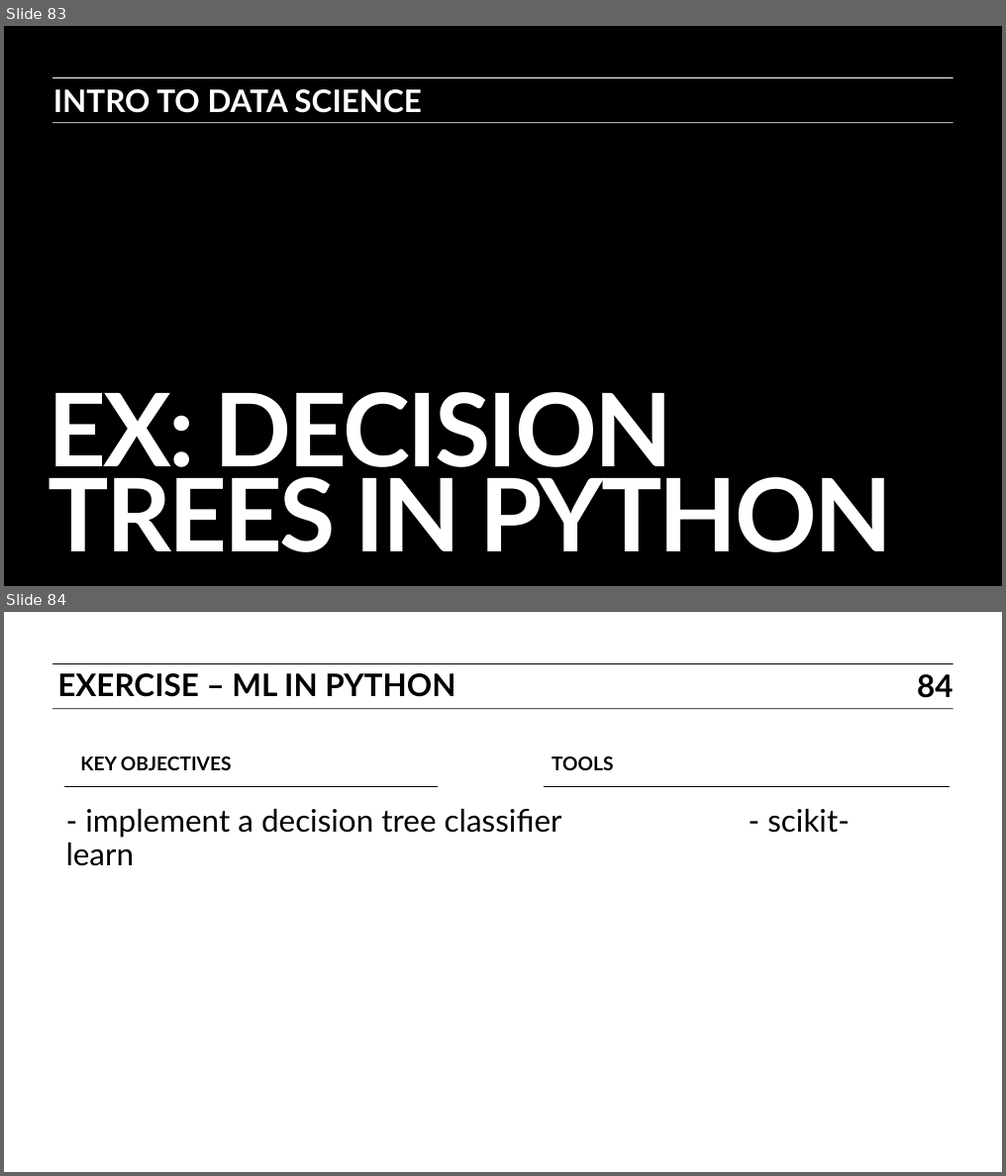
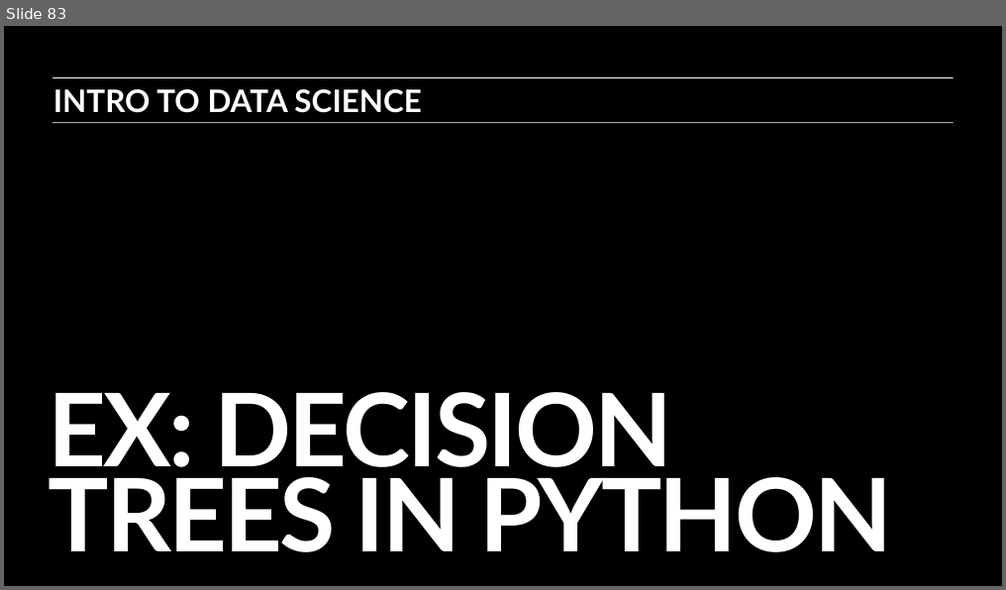
Before and after one commit to ajschumacher/gadsdc, a slide deck: 14-tree/slides.pptx. Shown one above the other, each under a label of ours: slides 83 and 84 before the commit, slide 83 after it. The pictures are 1006x1176 and 1006x590 pixels, drawn with LibreOffice and Linux fonts; fonts in the diff are those of the drawing. Boxes give left, top, right and bottom in pixels: in the first picture for what was removed or moved away, otherwise in the second. Text is boxed around its words. In the diff, an @@ line names an element or a change of style, - is before the commit and + after.

Commit message:
tree slides should be good

```diff
--- a/14-tree/slides.pptx
+++ b/14-tree/slides.pptx
@@ slide 84 removed at [4,612,1002,1172], background #FFFFFF @@
@@ line removed from (53, 663) to (953, 663) @@
@@ text removed at [57,673,455,697] @@
-EXERCISE – ML IN PYTHON
@@ page number removed at [917,674,952,698] @@
-84
@@ line removed from (53, 708) to (953, 708) @@
@@ text removed at [80,757,232,770] @@
-KEY OBJECTIVES
@@ text removed at [551,757,613,770] @@
-TOOLS
@@ line removed from (64, 786) to (438, 786) @@
@@ line removed from (544, 786) to (949, 786) @@
@@ text removed at [85,809,849,838] @@
-- IMPLEMENT A DECISION TREE CLASSIFIER - SCIKIT-LEARN
```
Also in this commit, not shown: 1 slide changed, 1 slide added, 2 other slides removed, 1 other file.
